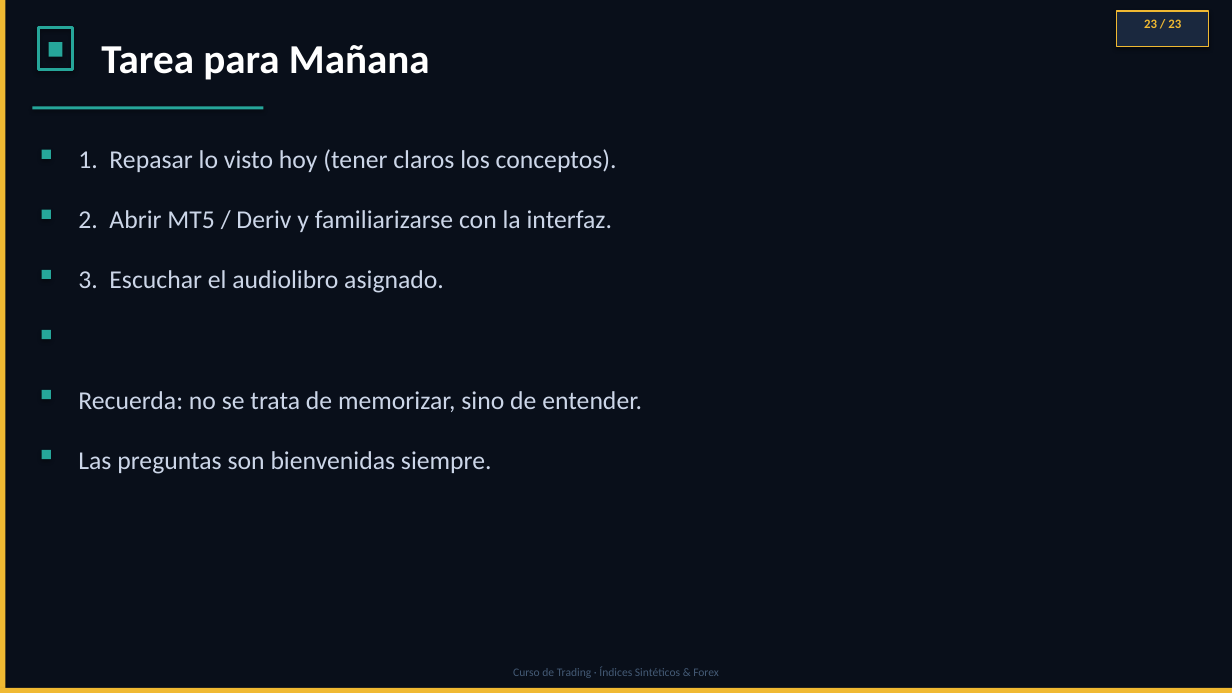
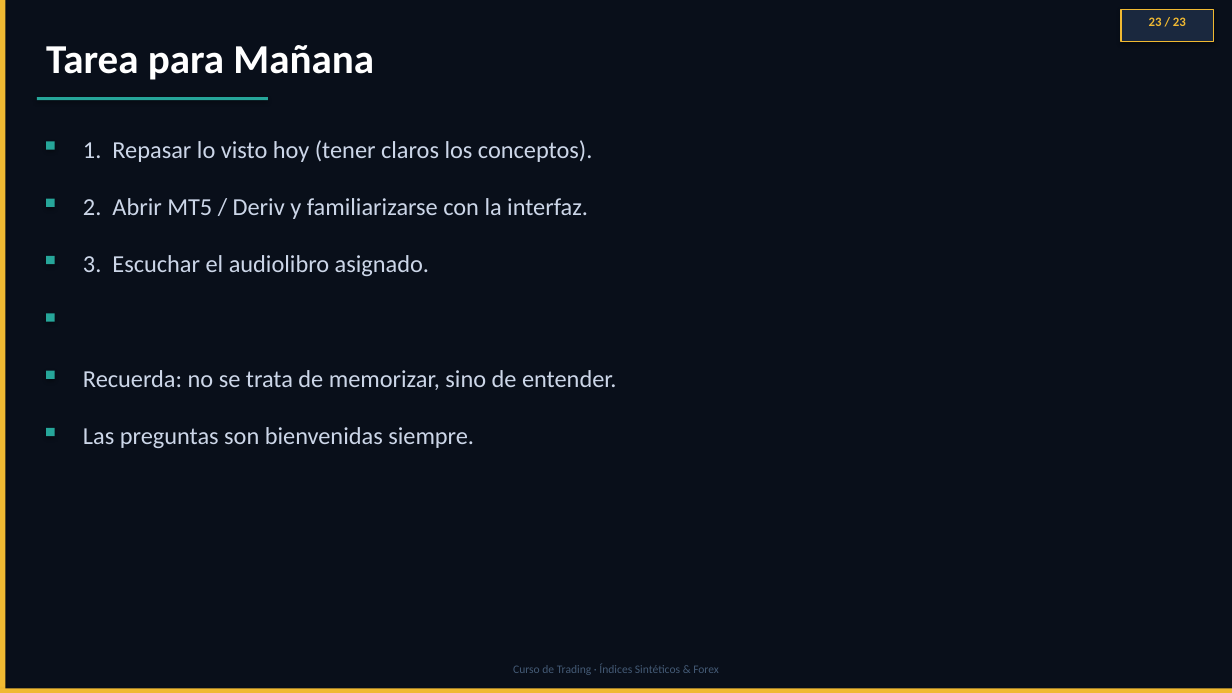
Before and after one commit to daac-gif/curso-trading, a slide deck: slide 23 of diapositivas/Clase_01_PREMIUM_FINAL.pptx. Drawn at 1232x693 pixels with LibreOffice and Linux fonts; fonts in the diff are those of the drawing. Boxes give left, top, right and bottom in pixels: in the first picture for what was removed or moved away, otherwise in the second. Text is boxed around its words. In the diff, an @@ line names an element or a change of style, - is before the commit and + after.

```diff
--- a/diapositivas/Clase_01_PREMIUM_FINAL.pptx
+++ b/diapositivas/Clase_01_PREMIUM_FINAL.pptx
@@ text "Tarea para Mañana": place and size @@
-text "Tarea para Mañana" at box(101, 45, 430, 80)
+text "Tarea para Mañana" at box(46, 45, 374, 80)
@@ rectangle removed at box(38, 28, 73, 69) @@
@@ text "23 / 23": place and size @@
-text "23 / 23" at box(1144, 19, 1181, 28)
+text "23 / 23" at box(1149, 17, 1186, 26)
@@ rectangle: place and size @@
-rectangle at box(1116, 11, 1209, 46)
+rectangle at box(1121, 9, 1214, 42)
@@ rectangle: place and size @@
-rectangle at box(32, 106, 263, 110)
+rectangle at box(37, 97, 268, 101)
@@ rectangle: place and size @@
-rectangle at box(49, 43, 63, 57)
+rectangle at box(46, 141, 55, 150)
@@ text "1. Repasar lo visto hoy ...": place and size @@
-text "1. Repasar lo visto hoy ..." at box(78, 149, 617, 172)
+text "1. Repasar lo visto hoy ..." at box(83, 140, 593, 162)
@@ rectangle: place and size @@
-rectangle at box(42, 150, 51, 159)
+rectangle at box(46, 199, 55, 207)
@@ text "2. Abrir MT5 / Deriv ...": place and size @@
-text "2. Abrir MT5 / Deriv ..." at box(78, 210, 613, 232)
+text "2. Abrir MT5 / Deriv ..." at box(83, 198, 588, 219)
@@ rectangle: place and size @@
-rectangle at box(42, 210, 51, 219)
+rectangle at box(46, 256, 55, 264)
@@ text "3. Escuchar el audiolibro asignado.": place and size @@
-text "3. Escuchar el audiolibro asignado." at box(78, 270, 444, 293)
+text "3. Escuchar el audiolibro asignado." at box(83, 255, 429, 276)
@@ rectangle: place and size @@
-rectangle at box(42, 270, 51, 279)
+rectangle at box(46, 313, 55, 322)
@@ text "Recuerda: no se trata de ...": place and size @@
-text "Recuerda: no se trata de ..." at box(78, 391, 642, 412)
+text "Recuerda: no se trata de ..." at box(83, 370, 617, 390)
@@ rectangle: place and size @@
-rectangle at box(42, 330, 51, 339)
+rectangle at box(46, 371, 55, 379)
@@ size 20 to 19 pt in 5 elements at box(83, 140, 593, 162), box(83, 198, 588, 219), box(83, 255, 429, 276), box(83, 370, 617, 390), box(83, 427, 474, 448) @@
@@ text "Las preguntas son bienvenidas siempre.": place and size @@
-text "Las preguntas son bienvenidas siempre." at box(78, 451, 492, 474)
+text "Las preguntas son bienvenidas siempre." at box(83, 427, 474, 448)
@@ rectangle: place and size @@
-rectangle at box(42, 390, 51, 399)
+rectangle at box(46, 428, 55, 436)
@@ rectangle removed at box(42, 450, 51, 459) @@
```
Also in this commit, not shown: 22 other slides changed.
